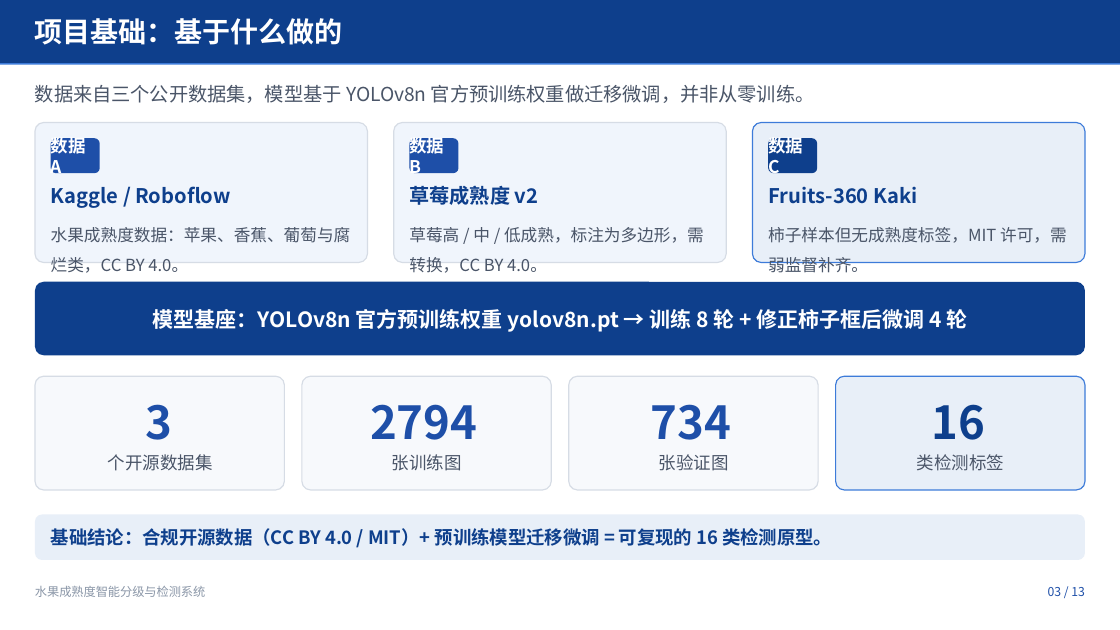
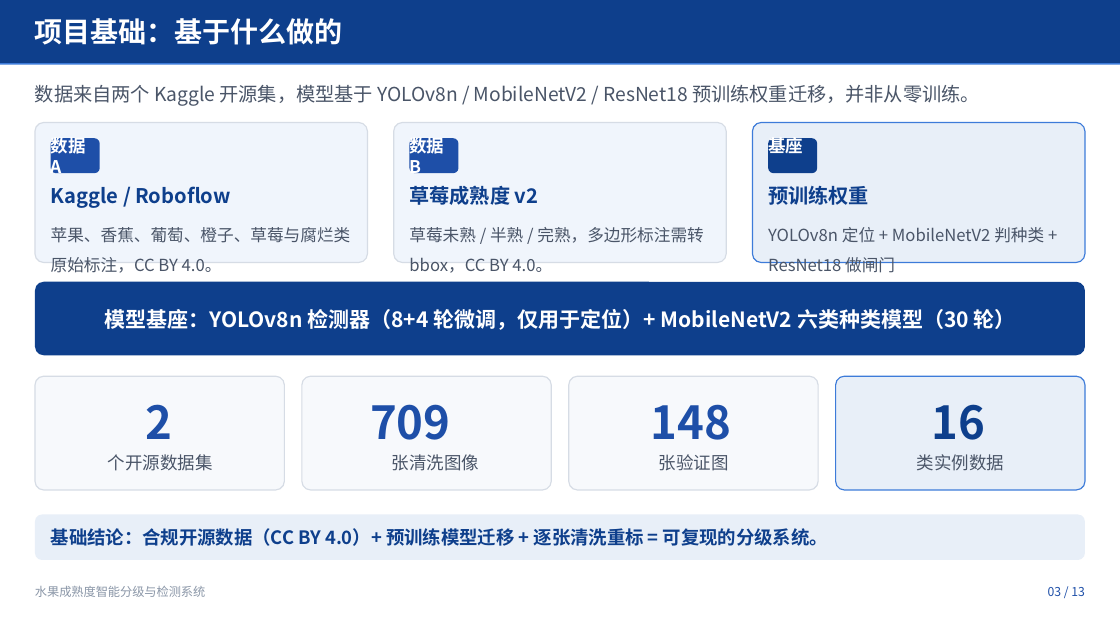
Before and after one commit to wpf1022/fruit-ripeness-detection, a slide deck: slide 3 of 答辩PPT/水果成熟度检测答辩.pptx. Drawn at 1120x630 pixels with LibreOffice and Linux fonts; fonts in the diff are those of the drawing. Boxes give left, top, right and bottom in pixels: in the first picture for what was removed or moved away, otherwise in the second. Text is boxed around its words. In the diff, an @@ line names an element or a change of style, - is before the commit and + after.

```diff
--- a/答辩PPT/水果成熟度检测答辩.pptx
+++ b/答辩PPT/水果成熟度检测答辩.pptx
@@ text at [35, 85, 980, 106]: text changed @@
-数据来自三个公开数据集，模型基于 YOLOv8n 官方预训练权重做迁移微调，并非从零训练。
+数据来自两个 Kaggle 开源集，模型基于 YOLOv8n / MobileNetV2 / ResNet18 预训练权重迁移，并非从零训练。
@@ text at [768, 134, 803, 157]: text changed @@
-数据 C
+基座
@@ text at [768, 186, 869, 205]: text changed @@
-Fruits-360 Kaki
+预训练权重
@@ text at [51, 227, 351, 273]: text changed @@
-水果成熟度数据：苹果、香蕉、葡萄与腐烂类，CC BY 4.0。
+苹果、香蕉、葡萄、橙子、草莓与腐烂类原始标注，CC BY 4.0。
@@ text at [409, 227, 703, 273]: text changed @@
-草莓高 / 中 / 低成熟，标注为多边形，需转换，CC BY 4.0。
+草莓未熟 / 半熟 / 完熟，多边形标注需转 bbox，CC BY 4.0。
@@ text at [768, 227, 1044, 273]: text changed @@
-柿子样本但无成熟度标签，MIT 许可，需弱监督补齐。
+YOLOv8n 定位 + MobileNetV2 判种类 + ResNet18 做闸门
@@ text at [104, 309, 1016, 330]: text changed @@
-模型基座：YOLOv8n 官方预训练权重 yolov8n.pt → 训练 8 轮 + 修正柿子框后微调 4 轮
+模型基座：YOLOv8n 检测器（8+4 轮微调，仅用于定位）+ MobileNetV2 六类种类模型（30 轮）
@@ text at [145, 404, 172, 439]: text changed @@
-3
+2
@@ text at [370, 404, 450, 440]: text changed @@
-2794
+709
@@ text at [651, 404, 731, 440]: text changed @@
-734
+148
@@ text at [392, 454, 479, 471]: text changed @@
-张训练图
+张清洗图像
@@ text at [917, 454, 1004, 471]: text changed @@
-类检测标签
+类实例数据
@@ text at [51, 528, 828, 546]: text changed @@
-基础结论：合规开源数据（CC BY 4.0 / MIT）+ 预训练模型迁移微调 = 可复现的 16 类检测原型。
+基础结论：合规开源数据（CC BY 4.0）+ 预训练模型迁移 + 逐张清洗重标 = 可复现的分级系统。
```
Also in this commit, not shown: 12 other slides changed, 2 other files.
